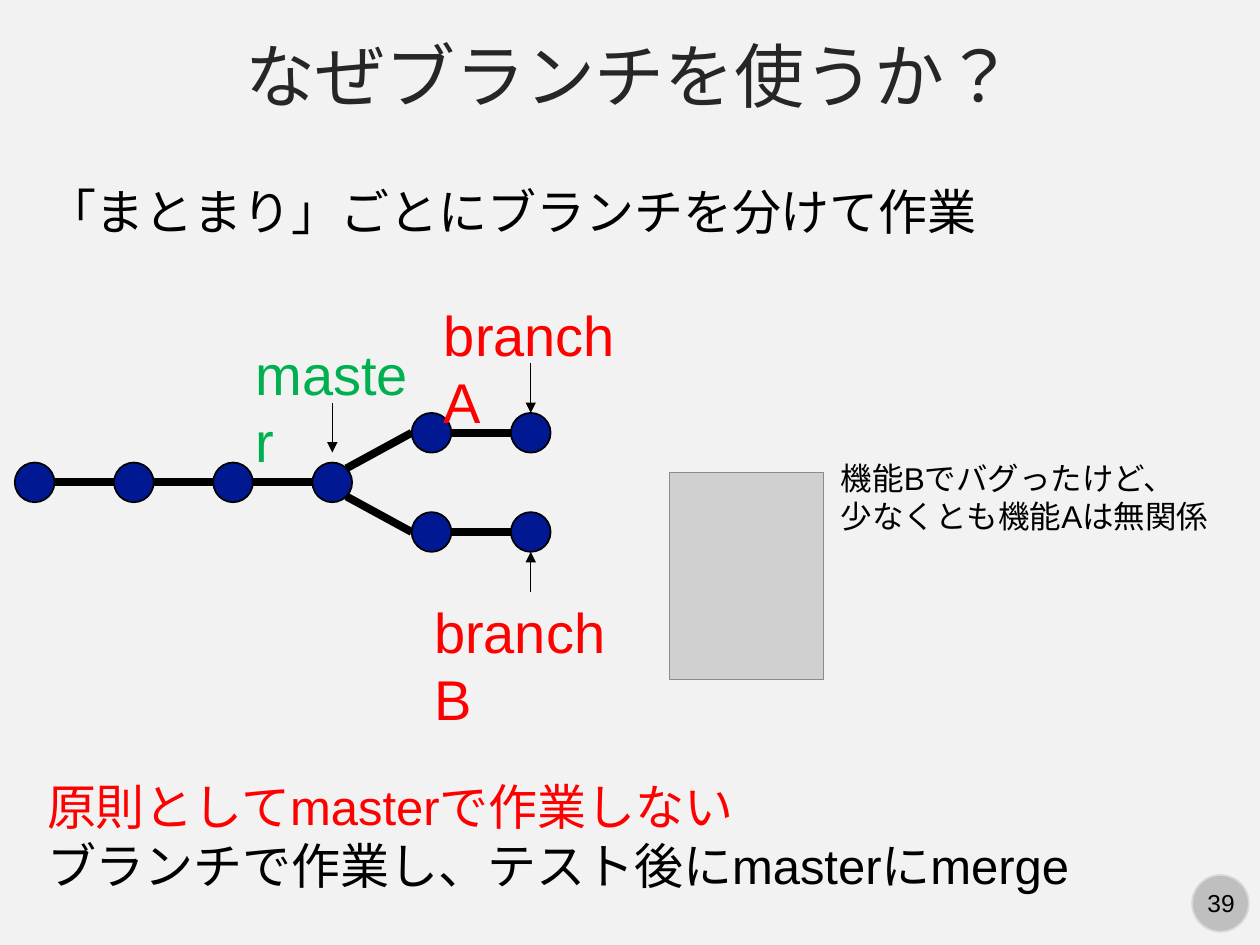
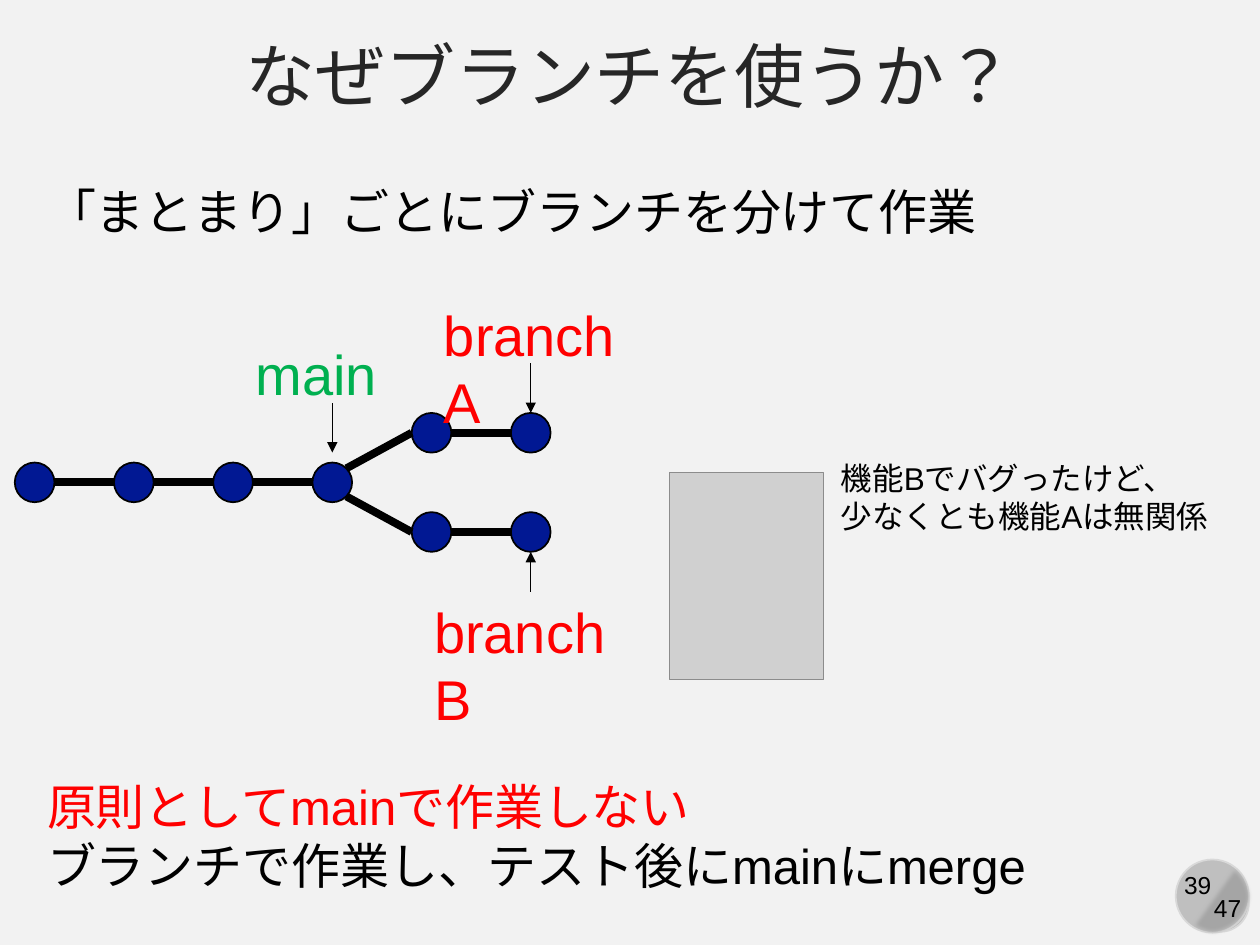
Before and after one commit to kaityo256/lab_startup, a slide deck: slide 39 of git/fig/start_git.pptx. Drawn at 1260x945 pixels with LibreOffice and Linux fonts; fonts in the diff are those of the drawing; grey boxes stand for pictures. Boxes give left, top, right and bottom in pixels: in the first picture for what was removed or moved away, otherwise in the second. Text is boxed around its words. In the diff, an @@ line names an element or a change of style, - is before the commit and + after.

```diff
--- a/git/fig/start_git.pptx
+++ b/git/fig/start_git.pptx
@@ text at bbox=[255, 354, 376, 406]: text changed @@
-master
+main
@@ text at bbox=[47, 783, 1026, 894]: text changed @@
-原則としてmasterで作業しない
-ブランチで作業し、テスト後にmasterにmerge
+原則としてmainで作業しない
+ブランチで作業し、テスト後にmainにmerge
@@ chord (boxed as its full ellipse) added at bbox=[1166, 848, 1260, 944], fill #A6A6A6 @@
@@ ellipse added at bbox=[1176, 859, 1249, 932], fill #BFBFBF, outline #D9D9D9 1 pt @@
@@ page number added at bbox=[1207, 900, 1234, 917], 14 pt, text #000000 @@
+39
@@ text added at bbox=[1214, 900, 1241, 923], 14 pt, text #000000 @@
+47
```
Also in this commit, not shown: 46 other slides changed, 1 other file.
